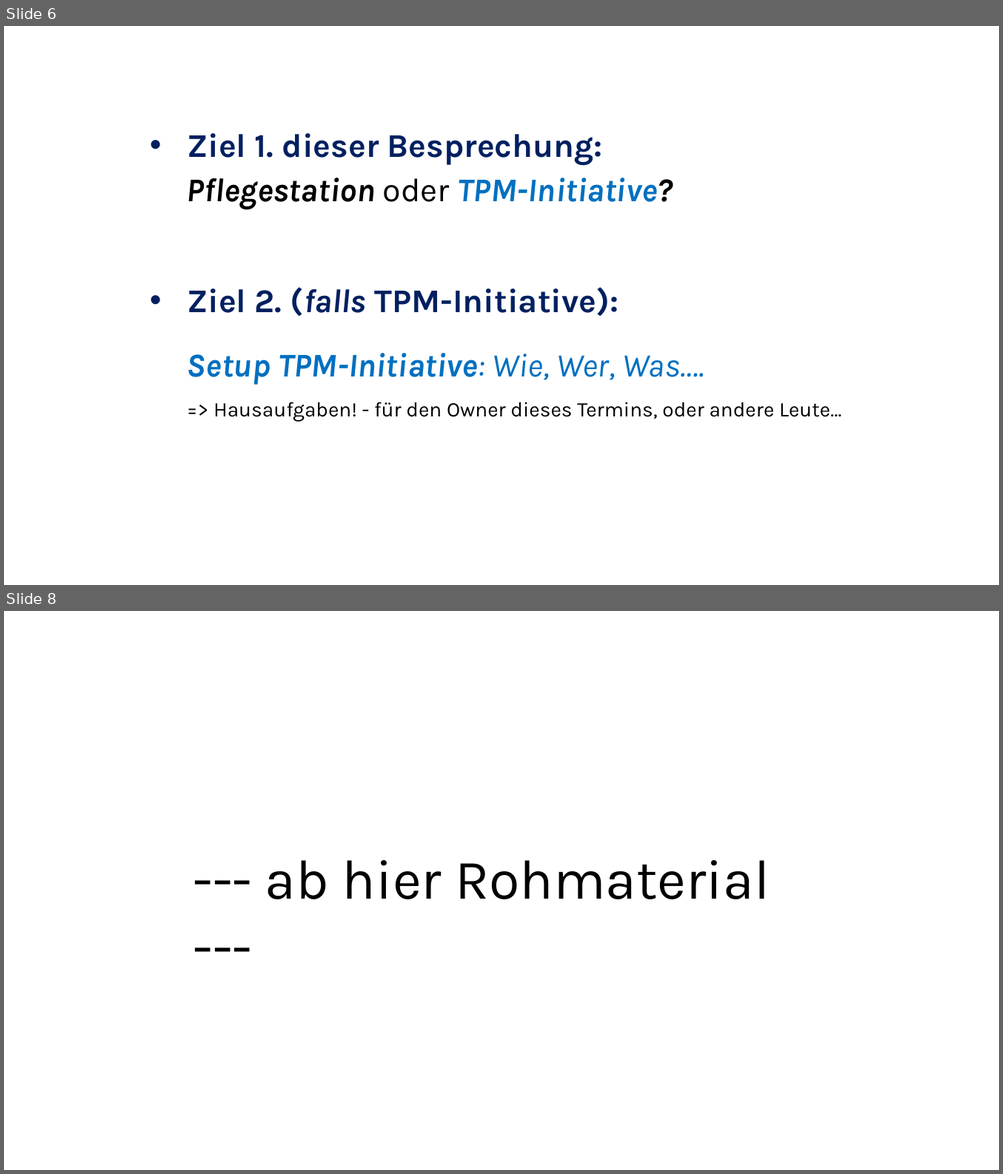
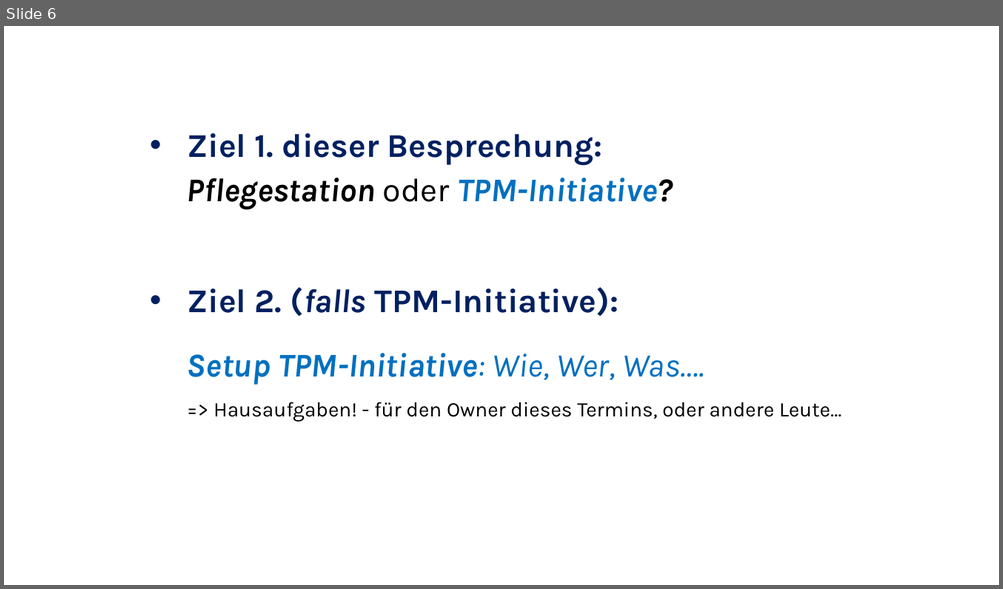
Before and after one commit to ckluth/josyn-platform, a slide deck: josyn-intro.pptx. Shown one above the other, each under a label of ours: slides 6 and 8 before the commit, slide 6 after it; the slides between them are not shown. The pictures are 1003x1174 and 1003x589 pixels, drawn with LibreOffice and Linux fonts; fonts in the diff are those of the drawing. Boxes give left, top, right and bottom in pixels: in the first picture for what was removed or moved away, otherwise in the second. Text is boxed around its words. In the diff, an @@ line names an element or a change of style, - is before the commit and + after.

```diff
--- a/josyn-intro.pptx
+++ b/josyn-intro.pptx
@@ slide 8 removed at [4, 611, 999, 1170], background #FFFFFF @@
@@ text removed at [265, 860, 769, 900] @@
---- ab hier Rohmaterial ---
```
Also in this commit, not shown: 5 slides changed, 1 other slide removed, 5 other files.
